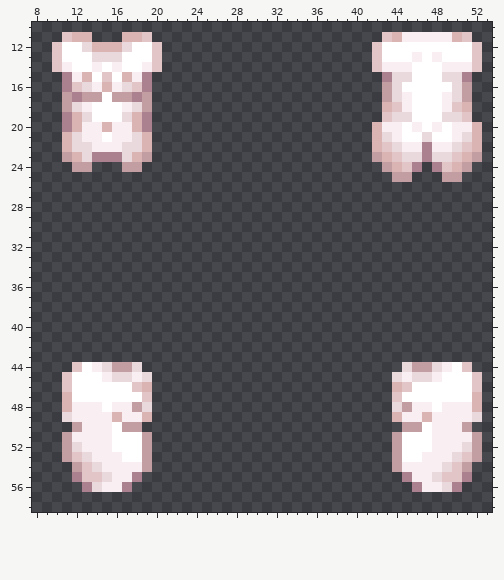
Edited in one commit: pixel-art sprite (Resources/Textures/MesmerStation/Mobs/Species/Human/Average/parts.rsi/torso_f.png). The picture above is the old version.
The file is 64x64 pixels. Shown: x 8..53, y 10..58.
The same view after the edit:
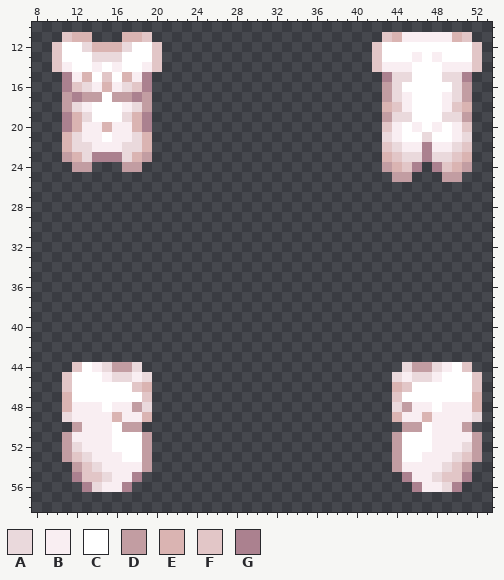
Palette (. is transparent): A #ead9dc  B #f9eef2  C #ffffff  D #c29da2  E #dab4b2  F #e2c6c7  G #ab818f
From old to new:
y 19: x 43 F -> D; x 51 F -> D
y 20: x 42..43 EB -> .F; x 51..52 BE -> F.
y 21..22: x 42 E -> .; x 52 E -> .
y 23: x 42 D -> .; x 52 D -> .
